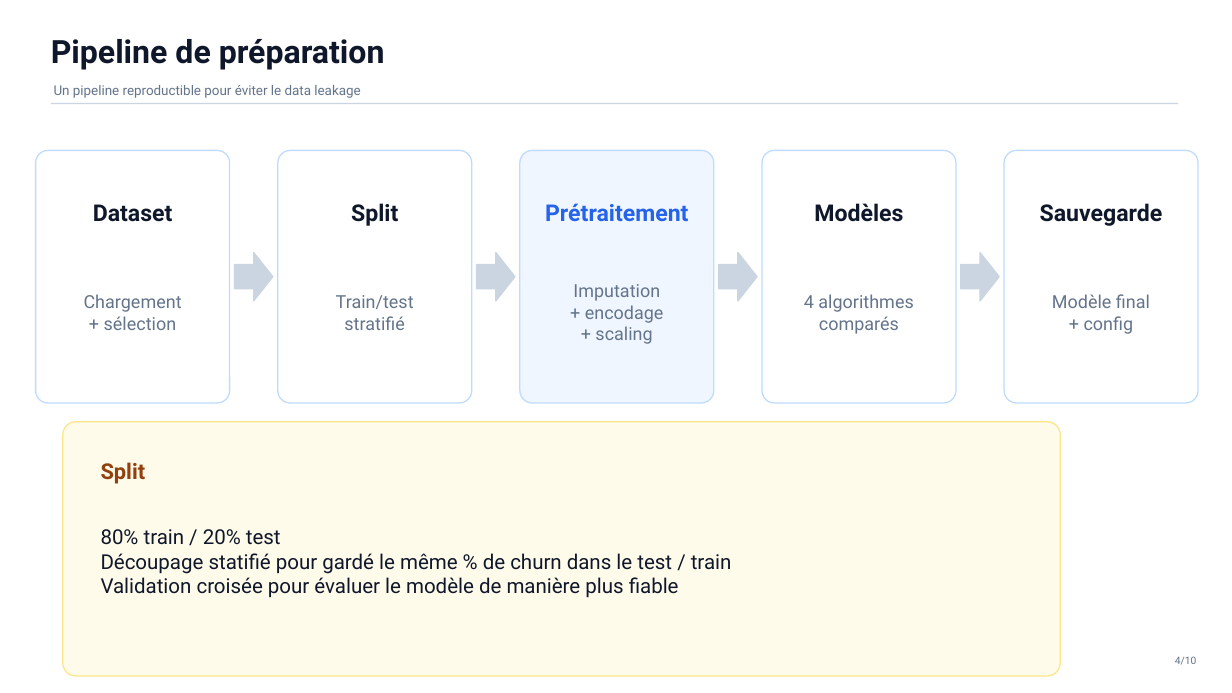
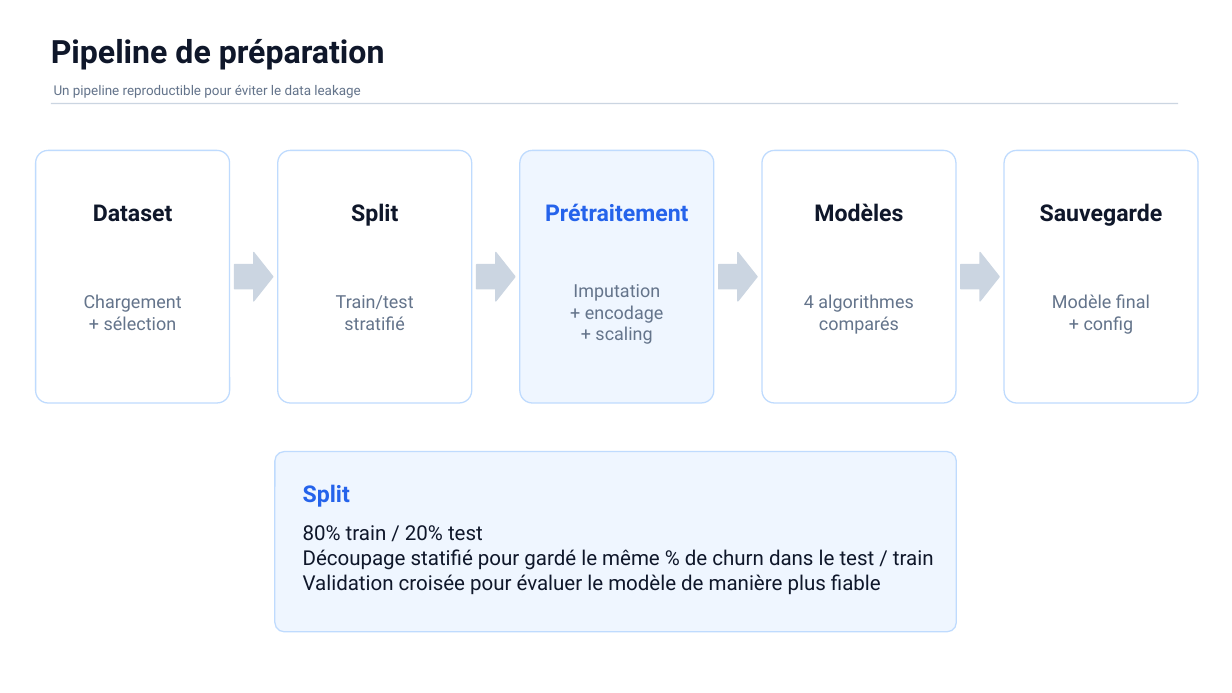
Before and after one commit to NerdBat/Projet-data-science, a slide deck: slide 6 of presentation data science.pptx. Drawn at 1232x693 pixels with LibreOffice and Linux fonts; fonts in the diff are those of the drawing. Boxes give left, top, right and bottom in pixels: in the first picture for what was removed or moved away, otherwise in the second. Text is boxed around its words. In the diff, an @@ line names an element or a change of style, - is before the commit and + after.

```diff
--- a/presentation data science.pptx
+++ b/presentation data science.pptx
@@ rounded rectangle: place and size @@
-rounded rectangle at <box>63,421,1061,676</box>
+rounded rectangle at <box>274,452,957,632</box>
@@ rounded rectangle at <box>274,452,957,632</box>: fill #FFFBEB to #EFF6FF; outline #FDE68A 1 pt to #BFDBFE 1 pt @@
@@ text "Split": place and size @@
-text "Split" at <box>101,462,146,484</box>
+text "Split" at <box>303,484,350,507</box>
@@ text "Split" at <box>303,484,350,507</box>: size 17 to 18 pt, text colour #92400E to #2563EB @@
@@ text "80% train / 20% test": place and size @@
-text "80% train / 20% test" at <box>101,529,732,598</box>
+text "80% train / 20% test" at <box>303,525,934,594</box>
@@ text removed at <box>1175,656,1197,665</box> @@
-4/10
```
Also in this commit, not shown: 13 other slides changed, 1 other file.
